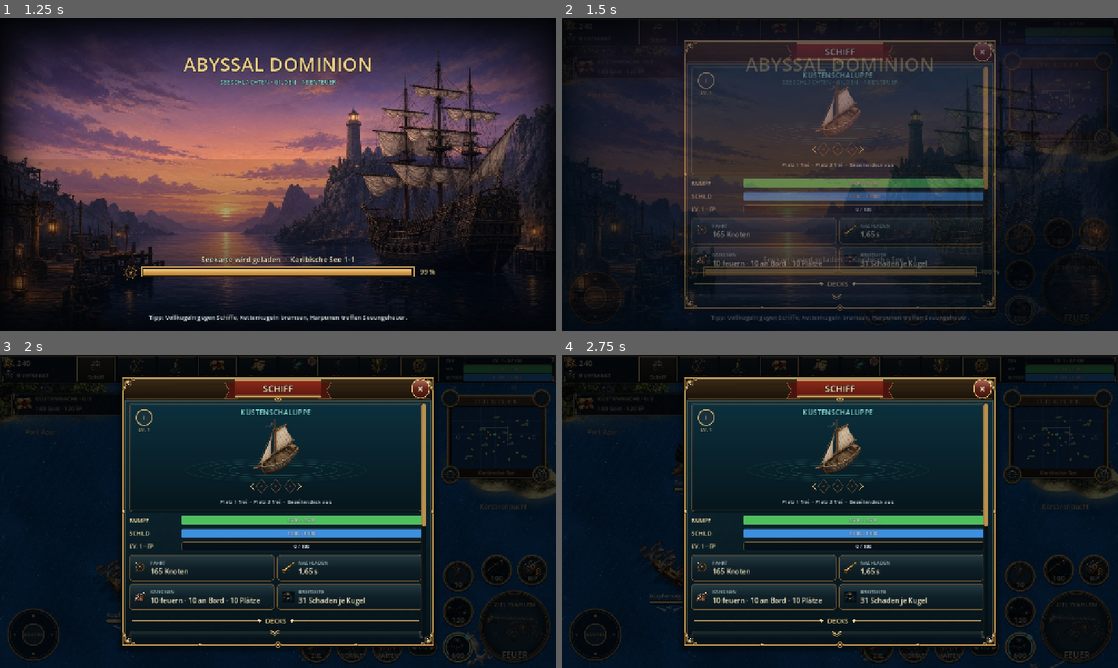
Above: before the commit, frames 1-4 (two rows, left to right).
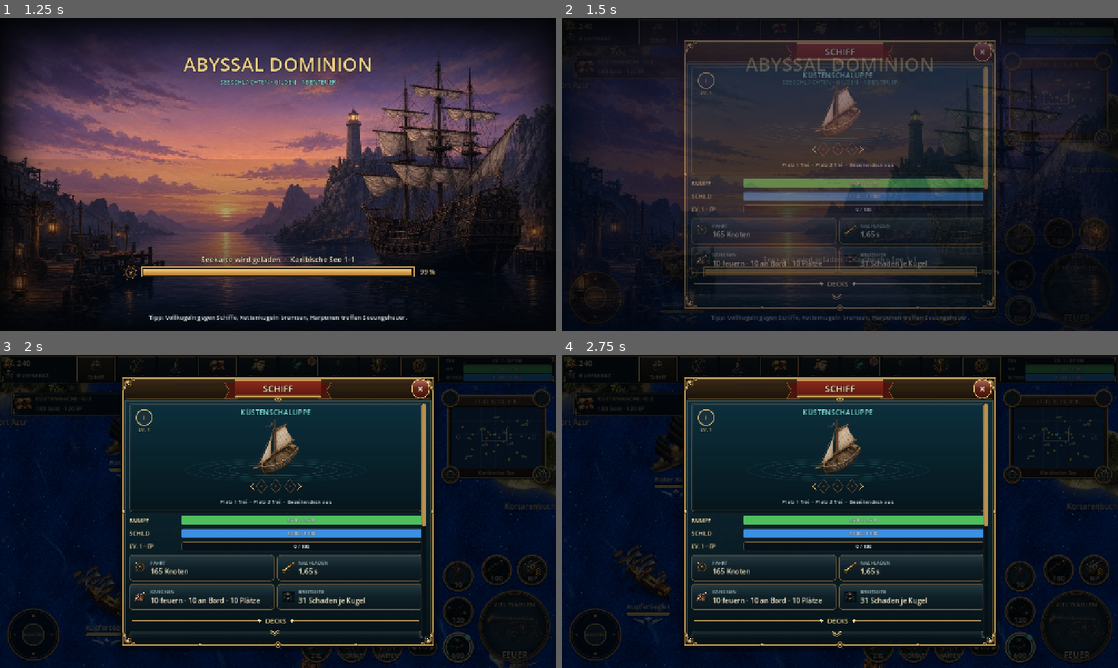
Above: after the commit, the same moments.

Repository: Broosskyy/Abyssal-Dominion-Beta
Game: Godot game, scene res://updater/launcher.tscn
Two runs of this game, one before a commit and one after it. Both use one fixed random seed, a clock stepped at 60 frames per second and the inputs below.
Inputs:
- Up to frame 1 (1.25 s): click "Schiff" at 0.5 s
- Up to frame 2 (1.5 s): click "Werft" at 1.25 s
- Up to frame 3 (2 s): no input
- Up to frame 4 (2.75 s): click "Hafen" at 2 s

Frame 1 is identical in both runs. In frame 2, 0.1% of the frame differs, in the area x 6-100%, y 24-46%; in frame 3, 2.0%; in frame 4, 2.6%, in the area x 0-100%, y 9-100%.

Commit message:
Sharpen the sea and show decks with the crystal blessing.
The water keeps its painted tile but drops the soft wash, and the nameplate carries larger deck gems plus the Kristallsegen as its own timed crystal.

Co-authored-by: Broosskyy <Broosskyy@users.noreply.github.com>

Diff:
--- a/rebuild/m3052/ocean.gdshader
+++ b/rebuild/m3052/ocean.gdshader
@@ -7,18 +7,25 @@
 uniform vec3 region_tint=vec3(.75,1.14,1.12);
 void fragment(){
  vec2 world=(UV-.5)*viewport_size/map_zoom+camera_world;
- // Two rotated samples of the same seamless grain tile hide its 400 px repeat.
+ // Finer than the old 400-unit tile, so the painted grain stays near the screen pixel.
+ vec2 tile_uv=world/210.;
+ vec2 texel=vec2(1.6/512.);
+ vec3 grain=texture(sea_tile,tile_uv).rgb;
+ vec3 soft=(texture(sea_tile,tile_uv+vec2(texel.x,0.)).rgb+texture(sea_tile,tile_uv-vec2(texel.x,0.)).rgb+texture(sea_tile,tile_uv+vec2(0.,texel.y)).rgb+texture(sea_tile,tile_uv-vec2(0.,texel.y)).rgb)*.25;
+ grain=clamp(grain*1.65-soft*.65,0.,1.);
  mat2 turn=mat2(vec2(.8,.6),vec2(-.6,.8));
- vec3 grain=texture(sea_tile,world/400.).rgb;
- // The second layer drifts slowly, so its specks cross the first layer and the sea twinkles.
- vec3 grain2=texture(sea_tile,turn*world/655.+vec2(.37+TIME*.0045,.11+TIME*.0028)).rgb;
- vec3 sea=mix(grain,grain2,.38);
- float broad=texture(wave_noise,world*.00042+vec2(TIME*.0014,-TIME*.0009)).r;
- float swell=texture(wave_noise,world*.0013-vec2(TIME*.0026,TIME*.0017)).g;
- sea*=.9+broad*.16+(swell-.5)*.06;
- // Wide, soft light patches read as rolling swell instead of a field of white specks.
- sea+=vec3(.035,.06,.075)*smoothstep(.5,.9,broad*.65+swell*.35);
- float twinkle=max(grain.b,grain2.b)-.7;
- sea+=vec3(.06,.10,.14)*clamp(twinkle*2.4,0.,1.)*(.5+.5*sin(TIME*1.3+dot(world,vec2(.031,.047))));
- COLOR=vec4(sea*mix(vec3(1.),region_tint,.5),1.);
+ vec3 cross=texture(sea_tile,turn*world/480.+vec2(TIME*.007,.12+TIME*.004)).rgb;
+ vec3 sea=mix(grain,cross,.2);
+ sea=clamp((sea-.46)*1.45+.44,0.,1.);
+ vec2 flow=vec2(TIME*.014,-TIME*.009);
+ float swell=texture(wave_noise,world*.00135+flow).g;
+ float ahead=texture(wave_noise,world*.00135+flow+vec2(.004,0.)).g;
+ // A thin crest where the swell is rising, instead of a milky wash over the whole sea.
+ float crest=smoothstep(.58,.78,swell)*smoothstep(0.,.07,ahead-swell);
+ sea=mix(sea,sea*vec3(.55,.72,.9)+vec3(.02,.05,.08),smoothstep(.35,.7,1.-swell)*.45);
+ sea+=vec3(.16,.24,.26)*crest;
+ float streak=smoothstep(.97,.995,sin(dot(world,vec2(.05,.018))+swell*5.+TIME*.9));
+ sea+=vec3(.2,.28,.3)*streak*crest;
+ sea*=mix(vec3(.62,.82,1.),region_tint,.62);
+ COLOR=vec4(clamp(sea,0.,1.),1.);
 }
--- a/rebuild/m3052/sea_map.gd
+++ b/rebuild/m3052/sea_map.gd
@@ -29,7 +29,7 @@
 var ocean: ShaderMaterial
 var ui: Control
 var chart_mini: Control
-var desired_zoom := 0.96
+var desired_zoom := 1.08
 var pan := Vector2.ZERO
 var camera_anchor := Vector2.ZERO
 var camera_locked := true
@@ -405,7 +405,11 @@
 			var foam=Color(0.62,0.86,0.87,(1.0-float(j)/4.0)*0.13)
 			draw_line(tail+side*spread,tail-heading*9+side*(spread+1.5),foam,1.1,true)
 			draw_line(tail-side*spread,tail-heading*9-side*(spread+1.5),foam,1.1,true)
-	_ellipse(point+Vector2(0,3),Vector2(length*0.32,length*0.085),Color(0.005,0.03,0.045,0.17))
+	_ellipse(point+Vector2(0,4),Vector2(length*0.34,length*0.09),Color(0.0,0.02,0.04,0.34))
+	if is_player and sim.has_blessing():
+		var blessing_pulse=.5+.5*sin(elapsed*3.2)
+		_ellipse(point+Vector2(0,2),Vector2(length*0.62,length*0.24),Color(0.62,0.38,1.0,.08+blessing_pulse*.06))
+		_ellipse_line(point+Vector2(0,2),Vector2(length*0.5,length*0.18),Color(0.86,0.72,1.0,.4),1.8)
 	if sim.target==int(actor.id):
 		_ellipse_line(point,Vector2(length*0.44,length*0.16),Color("ed9d67"),2.0)
 	if is_player:
@@ -473,16 +477,19 @@
 		_medallion(Vector2(-62,19),clampi(floori((sim.level-1)/4.0)+1,1,ROMAN.size()-1))
 		_plate_bar(Rect2(-46,6,114,14),hull_ratio,Color("4fbf5e"),"%s / %s" % [_thousands(int(actor.hp)),_thousands(int(actor.max_hp))],10)
 		_plate_bar(Rect2(-46,23,114,10),shield_ratio,Color("3d8fe0"),_thousands(int(actor.shield)),9)
-		SEA_MARKS.gem_row(self,Vector2(11,45),7,SEA_MARKS.deck_entries(sim),font)
+		var decks=SEA_MARKS.deck_entries(sim)
+		var gem_r=11.0
+		SEA_MARKS.gem_row(self,Vector2(11,50),gem_r,decks,font)
+		if sim.has_blessing():
+			var half=(decks.size()-1)*gem_r*2.05*.5
+			SEA_MARKS.blessing_crystal(self,Vector2(11+half+gem_r*2.15,50),14,painted.crystal_blessing,float(sim.buffs.blessing),CONTENT.BLESSING_SECONDS)
 		var states: Array[Texture2D]=[]
 		if sim.powder_on:states.append(painted.supply_powder)
 		if sim.plates_on:states.append(painted.supply_plates)
-		if sim.has_blessing():states.append(painted.crystal_blessing)
-		if float(sim.buffs.tide_deck)>0:states.append(painted.tide_deck)
 		if sim.guild_island_held():states.append(painted.nav_guild)
 		if float(actor.slow)>0:states.append(icons.chain)
 		for i in states.size():
-			var center=Vector2(11+(float(i)-(states.size()-1)*.5)*19,66)
+			var center=Vector2(11+(float(i)-(states.size()-1)*.5)*19,76)
 			draw_circle(center,8.5,Color(0.02,0.06,0.08,.85))
 			draw_circle(center,8.5,Color("c7a15a"),false,1.0,true)
 			draw_texture_rect(states[i],Rect2(center-Vector2(7,7),Vector2(14,14)),false)
@@ -1514,12 +1521,18 @@
 	_canvas_text(stage,Vector2(34,39),ROMAN[tier],13,Color("ffe6a8"))
 	_canvas_text(stage,Vector2(34,66),"LV. %d" % sim.level,11,Color("ecd29a"))
 	var gem_y=h-58.0
-	SEA_MARKS.gem_row(stage,Vector2(w*.5,gem_y),16,SEA_MARKS.deck_entries(sim),font)
+	var decks=SEA_MARKS.deck_entries(sim)
+	var gem_x=w*.5-(22.0 if sim.has_blessing() else 0.0)
+	SEA_MARKS.gem_row(stage,Vector2(gem_x,gem_y),16,decks,font)
+	if sim.has_blessing():
+		var half=(decks.size()-1)*16.0*2.05*.5
+		SEA_MARKS.blessing_crystal(stage,Vector2(gem_x+half+46,gem_y),20,painted.crystal_blessing,float(sim.buffs.blessing),CONTENT.BLESSING_SECONDS)
 	var parts: Array[String]=[]
 	for slot in 2:
 		var index=int(sim.deck_slots[slot])
 		parts.append(_deck_title(sim.decks[index]) if index>=0 else "Platz %d frei" % (slot+1))
 	parts.append("Gezeitendeck %s" % (_clock_text(float(sim.buffs.tide_deck)) if float(sim.buffs.tide_deck)>0 else "aus"))
+	if sim.has_blessing():parts.append("Kristallsegen %s" % _clock_text(float(sim.buffs.blessing)))
 	_canvas_text(stage,Vector2(w*.5,h-18),"  ·  ".join(parts),12,Color("e2ecee"))
 
 func _open_ammo() -> void:
--- a/rebuild/m3052/sea_marks.gd
+++ b/rebuild/m3052/sea_marks.gd
@@ -23,7 +23,8 @@
 	canvas.draw_colored_polygon(PackedVector2Array([center,center+Vector2(w,0),center+Vector2(0,r)]),color.darkened(.2))
 	canvas.draw_colored_polygon(PackedVector2Array([center+Vector2(0,-r),center+Vector2(-w*.5,-r*.5),center+Vector2(0,-r*.2)]),Color(light,.9))
 	var rim=outline.duplicate();rim.append(outline[0])
-	canvas.draw_polyline(rim,Color("f5d78d"),1.3,true)
+	canvas.draw_polyline(rim,Color("fff0c2"),maxf(1.6,r*.16),true)
+	canvas.draw_colored_polygon(PackedVector2Array([center+Vector2(0,-r*.55),center+Vector2(w*.28,-r*.15),center+Vector2(0,-r*.05)]),Color(1,1,1,.35))
 	if font!=null and tier>=0 and r>=9:
 		var text: String=ROMAN[clampi(tier,0,2)]
 		var fs=maxi(8,roundi(r*.78))
@@ -45,6 +46,19 @@
 	for i in entries.size():
 		var entry: Dictionary=entries[i]
 		gem(canvas,center+Vector2(-half+i*gap,0),r,entry.get("color",Color.WHITE),int(entry.get("tier",-1)),bool(entry.get("lit",false)),font,float(entry.get("glow",0.0)))
+
+## Kristallsegen beside the deck row: the crystal, a gold ring and a timer that runs down.
+static func blessing_crystal(canvas: CanvasItem,center: Vector2,r: float,texture: Texture2D,remaining: float,total: float) -> void:
+	var pulse=.5+.5*sin(Time.get_ticks_msec()/240.0)
+	canvas.draw_circle(center,r*1.45,Color("c69bff",.16+.14*pulse))
+	canvas.draw_circle(center+Vector2(0,1.5),r,Color(0,0,0,.45))
+	canvas.draw_circle(center,r*.92,Color("140818"))
+	if texture!=null:
+		var s=r*1.55
+		canvas.draw_texture_rect(texture,Rect2(center-Vector2(s,s)*.5,Vector2(s,s)),false)
+	var ratio=clampf(remaining/maxf(total,.001),0.0,1.0)
+	canvas.draw_arc(center,r*1.12,-PI*.5,-PI*.5+TAU*ratio,28,Color("f3d2ff"),maxf(2.0,r*.16),true)
+	canvas.draw_arc(center,r*1.12,0,TAU,28,Color("f5d78d"),maxf(1.3,r*.09),true)
 
 ## Staff role badge: a pointed shield plate in the role colour with the role tag.
 static func staff_badge(canvas: CanvasItem,left_middle: Vector2,tag: String,color: Color,font: Font,fs: int=11) -> float:
--- a/rebuild/m3052/tests/hud_portal_capture.gd
+++ b/rebuild/m3052/tests/hud_portal_capture.gd
@@ -105,6 +105,7 @@
 	game.camera.position=(anchor+island.bounds.get_center())*.5;game.camera.zoom=Vector2.ONE*.82
 	await _shot(game,output,"fortress-1280x720")
 	sim.guild={"name":"Sturmkrone","tag":"SKR"};sim.fortress_hold=1500.0
+	sim.grant_deck("cannon",2);sim.grant_deck("armor",1)
 	sim.activate_blessing(600.0);sim.add_tide_deck(1800.0);sim.powder_on=true
 	game.quick_page=1;game._apply_page()
 	await _shot(game,output,"guild-island-1280x720")
